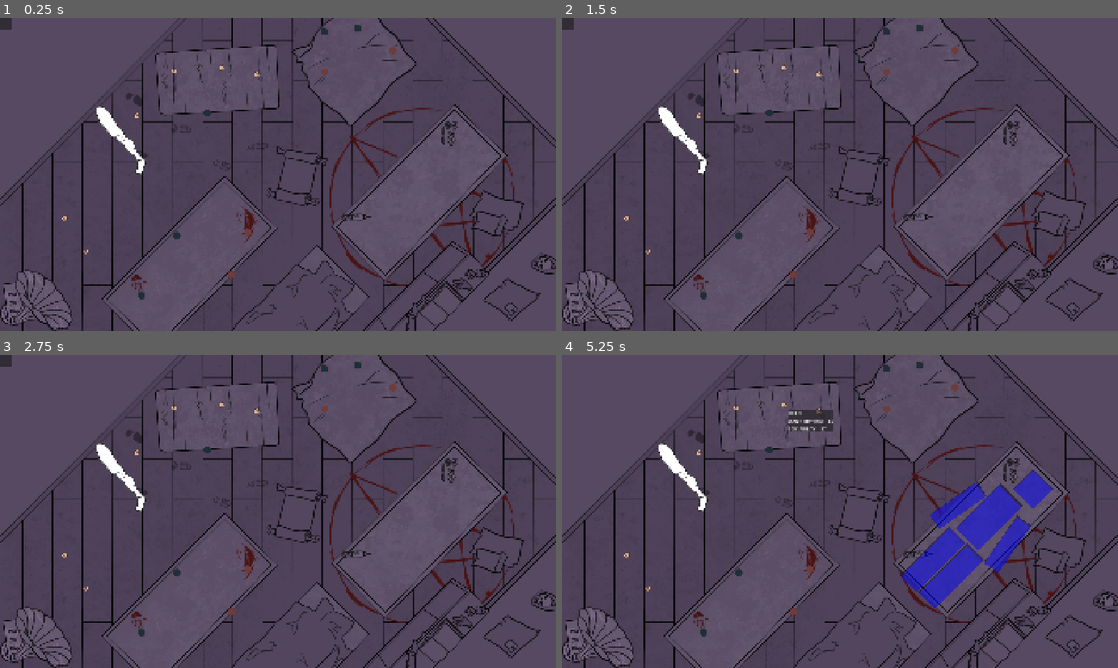
Above: before the commit, frames 1-4 (two rows, left to right).
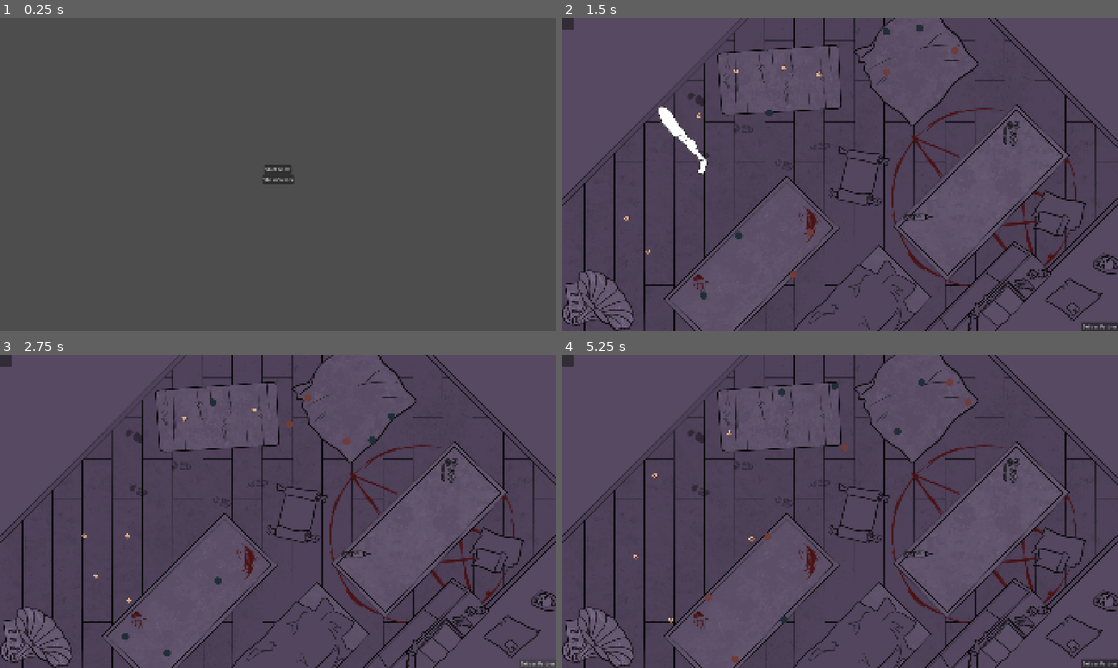
Above: after the commit, the same moments.

Repository: JohanneSoS/graveExpectations
Game: Godot game, scene res://scenes/start_menu.tscn
The game is run twice, just before and just after one commit, with the same random seed, the same clock (stepped at 60 frames per second) and the same inputs. Before the commit the project starts from res://scenes/main.tscn.
Inputs (mouse positions are in pixels of both pictures, inside the frame that each line leads up to):
- Up to frame 1 (0.25 s): no input
- Up to frame 2 (1.5 s): click (840, 180) at 0.5 s, where only the run after the commit has a clickable "Show Credits"; click (840, 168) at 1.25 s, where only the run after the commit has a clickable "Start Game"
- Up to frame 3 (2.75 s): click (539, 664) at 2 s, where only the run after the commit has a clickable "Deliver Partner"
- Up to frame 4 (5.25 s): click (1101, 664) at 2.75 s, where only the run after the commit has a clickable "Deliver Partner"; click (840, 505) at 3.5 s, where only the run after the commit has a clickable "Start Game"; click (1101, 664) at 4.25 s, where only the run after the commit has a clickable "Deliver Partner"; tap Enter at 5 s; move the mouse to (784, 405) at 5.02 s; press the mouse at (784, 405) at 5.03 s

The runs differ from the first frame. In frame 1, 29% of the frame differs, in the area x 0-100%, y 0-100%; in frame 2, 0.1%; in frame 3, 1.1%; in frame 4, 6.5%.

Commit message:
Add basic level change logic

Diff:
--- a/project.godot
+++ b/project.godot
@@ -11,7 +11,7 @@
 [application]
 
 config/name="GraveExpectations"
-run/main_scene="uid://b825n0yuryi0l"
+run/main_scene="uid://ytxba1anqd85"
 config/features=PackedStringArray("4.7", "GL Compatibility")
 config/icon="res://icon.svg"
 
--- /dev/null
+++ b/ressources/level_data/level_2_data.tres
@@ -0,0 +1,9 @@
+[gd_resource type="Resource" script_class="LevelData" format=3 uid="uid://bi36jaokjhcm4"]
+
+[ext_resource type="Resource" uid="uid://b362lk2b1o6lf" path="res://ressources/orders/level_2_order.tres" id="1_t5a1q"]
+[ext_resource type="Script" uid="uid://ccqbxwkh32yc6" path="res://scripts/level_data.gd" id="2_mplb0"]
+
+[resource]
+script = ExtResource("2_mplb0")
+order = ExtResource("1_t5a1q")
+metadata/_custom_type_script = "uid://ccqbxwkh32yc6"
--- /dev/null
+++ b/ressources/level_data/level_3_data.tres
@@ -0,0 +1,9 @@
+[gd_resource type="Resource" script_class="LevelData" format=3 uid="uid://kbgdrvfn1fy1"]
+
+[ext_resource type="Resource" uid="uid://m0kn8iow5ffl" path="res://ressources/orders/level_3_order.tres" id="1_gegdt"]
+[ext_resource type="Script" uid="uid://ccqbxwkh32yc6" path="res://scripts/level_data.gd" id="2_3ovqf"]
+
+[resource]
+script = ExtResource("2_3ovqf")
+order = ExtResource("1_gegdt")
+metadata/_custom_type_script = "uid://ccqbxwkh32yc6"
--- /dev/null
+++ b/ressources/level_data/level_4_data.tres
@@ -0,0 +1,9 @@
+[gd_resource type="Resource" script_class="LevelData" format=3 uid="uid://dgvqosi5prsrj"]
+
+[ext_resource type="Resource" uid="uid://clbctcgjnowbf" path="res://ressources/orders/level_4_order.tres" id="1_tleky"]
+[ext_resource type="Script" uid="uid://ccqbxwkh32yc6" path="res://scripts/level_data.gd" id="2_3e6ob"]
+
+[resource]
+script = ExtResource("2_3e6ob")
+order = ExtResource("1_tleky")
+metadata/_custom_type_script = "uid://ccqbxwkh32yc6"
--- /dev/null
+++ b/ressources/level_data/level_5_data.tres
@@ -0,0 +1,9 @@
+[gd_resource type="Resource" script_class="LevelData" format=3 uid="uid://bcirg6biximen"]
+
+[ext_resource type="Resource" uid="uid://dpbyd4c3f67hy" path="res://ressources/orders/level_5_order.tres" id="1_4q4qn"]
+[ext_resource type="Script" uid="uid://ccqbxwkh32yc6" path="res://scripts/level_data.gd" id="2_hwhk6"]
+
+[resource]
+script = ExtResource("2_hwhk6")
+order = ExtResource("1_4q4qn")
+metadata/_custom_type_script = "uid://ccqbxwkh32yc6"
--- a/scenes/game_state.tscn
+++ b/scenes/game_state.tscn
@@ -3,7 +3,8 @@
 [ext_resource type="Script" uid="uid://c8bxnq4dave8q" path="res://scripts/game_state.gd" id="1_321hb"]
 [ext_resource type="Script" uid="uid://ccqbxwkh32yc6" path="res://scripts/level_data.gd" id="2_jy5aj"]
 [ext_resource type="Resource" uid="uid://covdxhhfs0p3n" path="res://ressources/level_data/level_1_data.tres" id="3_a1qx6"]
+[ext_resource type="Resource" uid="uid://bi36jaokjhcm4" path="res://ressources/level_data/level_2_data.tres" id="4_gu6ud"]
 
 [node name="GameState" type="Node" unique_id=866184086]
 script = ExtResource("1_321hb")
-levels = Array[ExtResource("2_jy5aj")]([ExtResource("3_a1qx6")])
+levels = Array[ExtResource("2_jy5aj")]([ExtResource("3_a1qx6"), ExtResource("4_gu6ud")])
--- a/scenes/main.tscn
+++ b/scenes/main.tscn
@@ -1,9 +1,6 @@
 [gd_scene format=3 uid="uid://b825n0yuryi0l"]
 
 [ext_resource type="Script" uid="uid://bjyeawktidxee" path="res://scripts/gameManager.gd" id="1_o5qli"]
-[ext_resource type="PackedScene" uid="uid://4rhlayu05ws3" path="res://scenes/roomView.tscn" id="3_sugp2"]
 
 [node name="Main" type="Node2D" unique_id=2092360769]
 script = ExtResource("1_o5qli")
-
-[node name="RoomView" parent="." unique_id=1675548103 instance=ExtResource("3_sugp2")]
--- a/scenes/roomView.tscn
+++ b/scenes/roomView.tscn
@@ -88,4 +88,18 @@
 
 [node name="UI" type="CanvasLayer" parent="." unique_id=1930392888]
 
+[node name="FinishLevel" type="Button" parent="UI" unique_id=498484928]
+anchors_preset = 3
+anchor_left = 1.0
+anchor_top = 1.0
+anchor_right = 1.0
+anchor_bottom = 1.0
+offset_left = -126.0
+offset_top = -31.0
+grow_horizontal = 0
+grow_vertical = 0
+text = "Deliver Partner"
+
 [node name="BodyPartTooltip" parent="UI" unique_id=27072615 groups=["body_part_tooltip"] instance=ExtResource("8_dtbit")]
+
+[connection signal="pressed" from="UI/FinishLevel" to="." method="_on_finish_level_pressed"]
--- a/scenes/start_menu.tscn
+++ b/scenes/start_menu.tscn
@@ -1,3 +1,45 @@
 [gd_scene format=3 uid="uid://ytxba1anqd85"]
 
-[node name="StartMenu" type="Node2D" unique_id=1890780510]
+[ext_resource type="Script" uid="uid://rhp2g1huwnio" path="res://scripts/start_menu.gd" id="1_ouf4f"]
+
+[node name="StartMenu" type="Control" unique_id=555816272]
+layout_mode = 3
+anchors_preset = 8
+anchor_left = 0.5
+anchor_top = 0.5
+anchor_right = 0.5
+anchor_bottom = 0.5
+grow_horizontal = 2
+grow_vertical = 2
+size_flags_horizontal = 4
+size_flags_vertical = 4
+script = ExtResource("1_ouf4f")
+
+[node name="VBoxContainer" type="VBoxContainer" parent="." unique_id=151423557]
+layout_mode = 1
+anchors_preset = 8
+anchor_left = 0.5
+anchor_top = 0.5
+anchor_right = 0.5
+anchor_bottom = 0.5
+offset_left = -54.5
+offset_top = -33.0
+offset_right = 54.5
+offset_bottom = 33.0
+grow_horizontal = 2
+grow_vertical = 2
+
+[node name="StartButton" type="Button" parent="VBoxContainer" unique_id=151997011]
+layout_mode = 2
+size_flags_horizontal = 4
+size_flags_vertical = 4
+text = "Start Game"
+
+[node name="CreditsButton" type="Button" parent="VBoxContainer" unique_id=2062243072]
+layout_mode = 2
+size_flags_horizontal = 4
+size_flags_vertical = 4
+text = "Show Credits
+"
+
+[connection signal="pressed" from="VBoxContainer/StartButton" to="." method="_on_start_button_pressed"]
--- a/scripts/room_view.gd
+++ b/scripts/room_view.gd
@@ -6,3 +6,17 @@
 	var current_data: LevelData = GameState.get_current_level()
 	level_generator.order = current_data.order
 	level_generator.generate_level()
+
+func _on_finish_level_pressed() -> void:
+	_evaluate_level()
+
+	if GameState.is_last_level():
+		# mit spiel beendet screen ersetzen?
+		get_tree().change_scene_to_file("res://scenes/start_menu.tscn")
+	else:
+		GameState.advance_level()
+		get_tree().change_scene_to_file("res://scenes/roomView.tscn") # beim neuladen wird die level-data aktualisiert mit dem nächsten level
+
+func _evaluate_level():
+	# hier bitte die score logik einbinden
+	pass
--- /dev/null
+++ b/scripts/start_menu.gd
@@ -0,0 +1,6 @@
+extends Control
+
+func _on_start_button_pressed():
+	GameState.current_level_index = 0
+	# get_tree().change_scene_to_file("res://scenes/main.tscn")
+	get_tree().change_scene_to_file("res://scenes/roomView.tscn")
Not shown, added: scripts/start_menu.gd.uid
